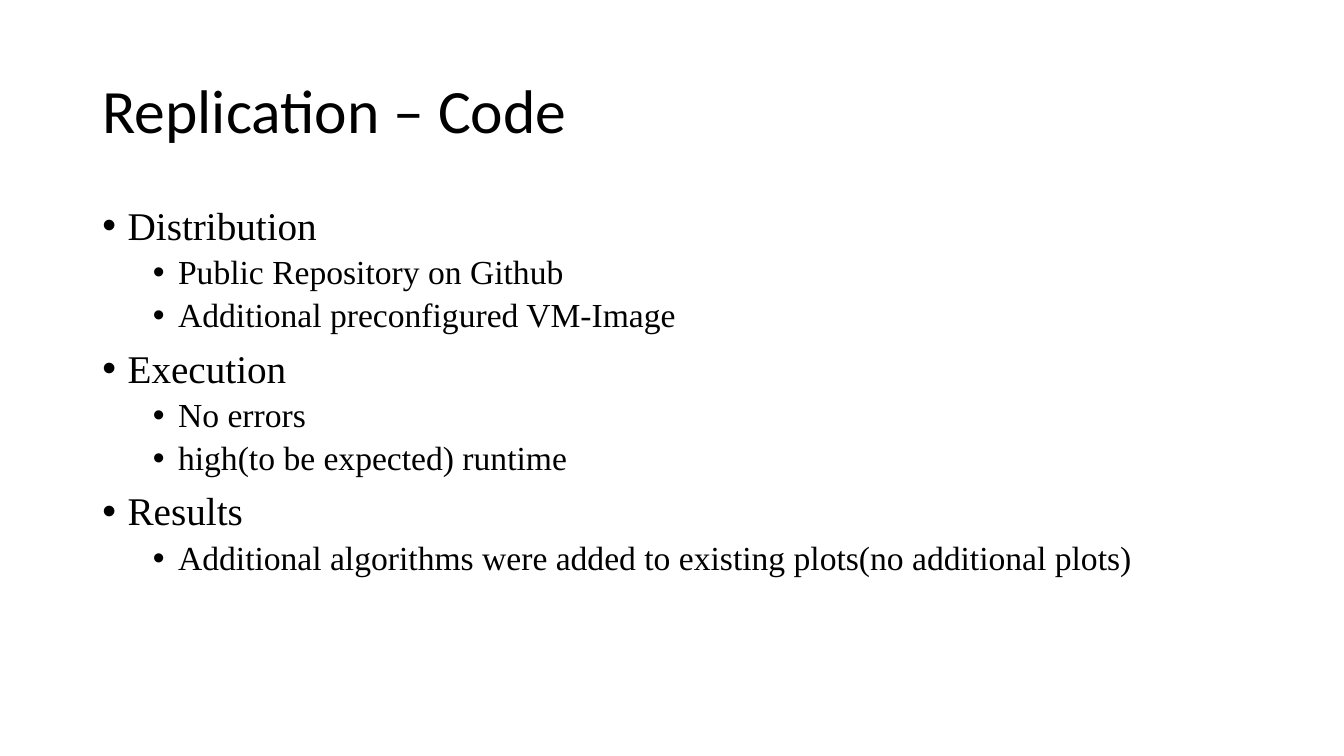
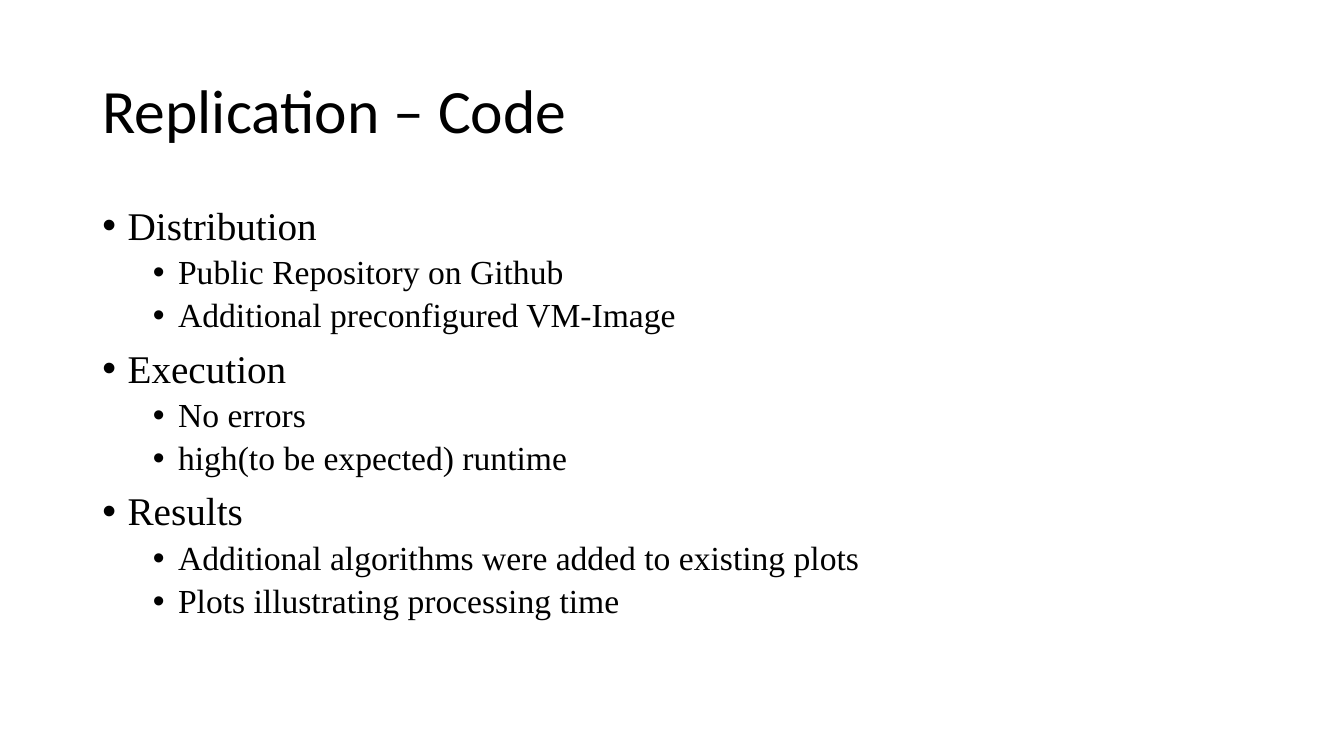
Before and after one commit to gajanns/Fachprojekt_Code, a slide deck: slide 23 of Presentation/Fachprojekt_Presentation1_Final.pptx (slide 18 before the commit). Drawn at 1344x756 pixels with LibreOffice and Linux fonts; fonts in the diff are those of the drawing. Boxes give left, top, right and bottom in pixels: in the first picture for what was removed or moved away, otherwise in the second. Text is boxed around its words. In the diff, an @@ line names an element or a change of style, - is before the commit and + after.

```diff
--- a/Presentation/Fachprojekt_Presentation1_Final.pptx
+++ b/Presentation/Fachprojekt_Presentation1_Final.pptx
@@ text at (178,546,859,620): text changed @@
-  • Additional algorithms were added to existing plots(no additional plots)
+  • Additional algorithms were added to existing plots
+  • Plots illustrating processing time
```
Also in this commit, not shown: 3 other slides changed, 5 slides added.
